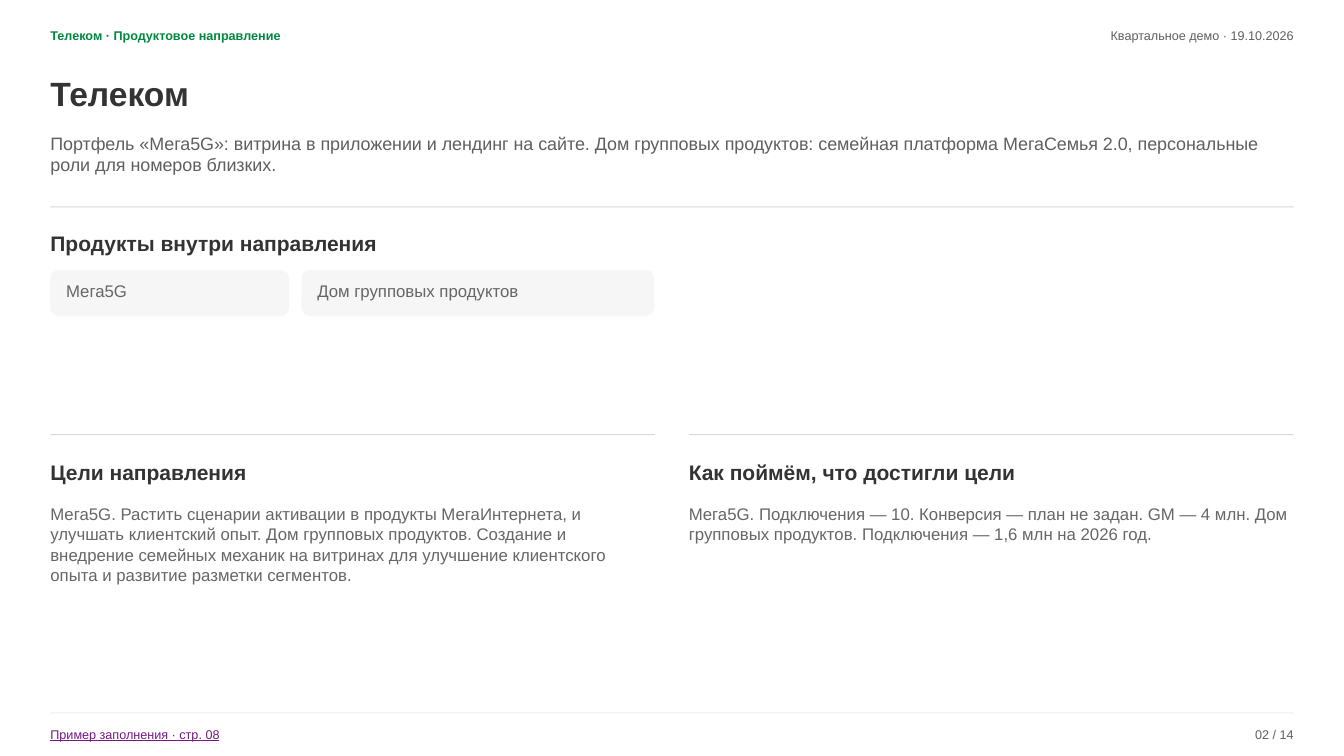
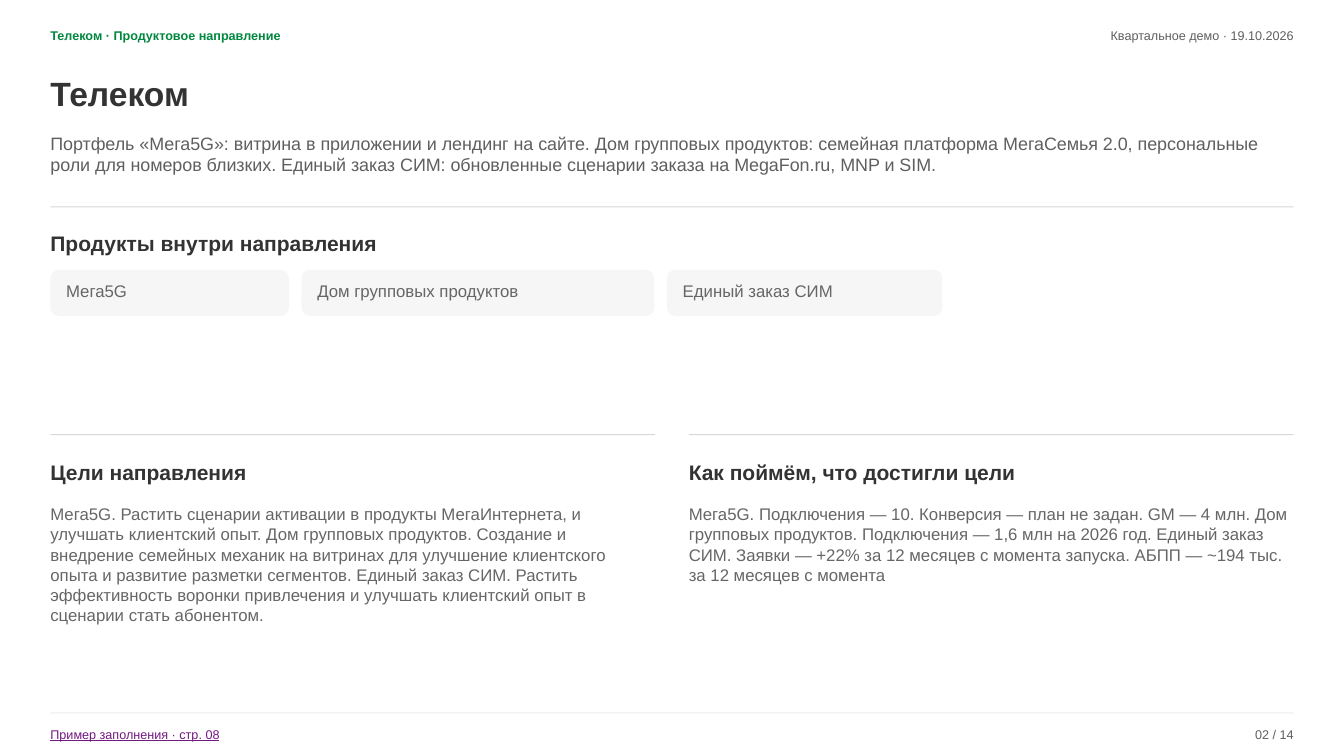
Before and after one commit to bbenicore-web/bencode, a slide deck: slide 3 of presentations/Квартальное_демо_Телеком_19.10.2026.pptx. Drawn at 1344x756 pixels with LibreOffice and Linux fonts; fonts in the diff are those of the drawing. Boxes give left, top, right and bottom in pixels: in the first picture for what was removed or moved away, otherwise in the second. Text is boxed around its words. In the diff, an @@ line names an element or a change of style, - is before the commit and + after.

```diff
--- a/presentations/Квартальное_демо_Телеком_19.10.2026.pptx
+++ b/presentations/Квартальное_демо_Телеком_19.10.2026.pptx
@@ text at (50,136,1259,175): text changed @@
-Портфель «Мега5G»: витрина в приложении и лендинг на сайте. Дом групповых продуктов: семейная платформа МегаСемья 2.0, персональные роли для номеров близких.
+Портфель «Мега5G»: витрина в приложении и лендинг на сайте. Дом групповых продуктов: семейная платформа МегаСемья 2.0, персональные роли для номеров близких. Единый заказ СИМ: обновленные сценарии заказа на MegaFon.ru, MNP и SIM.
@@ rounded rectangle added at (667,270,943,317), fill #F6F6F6 @@
@@ text added at (683,284,833,301), 12 pt, text #666666 @@
+Единый заказ СИМ
@@ text at (50,508,606,625): text changed @@
-Мега5G. Растить сценарии активации в продукты МегаИнтернета, и улучшать клиентский опыт. Дом групповых продуктов. Создание и внедрение семейных механик на витринах для улучшение клиентского опыта и развитие разметки сегментов.
+Мега5G. Растить сценарии активации в продукты МегаИнтернета, и улучшать клиентский опыт. Дом групповых продуктов. Создание и внедрение семейных механик на витринах для улучшение клиентского опыта и развитие разметки сегментов. Единый заказ СИМ. Растить эффективность воронки привлечения и улучшать клиентский опыт в сценарии стать абонентом.
@@ text at (689,508,1287,585): text changed @@
-Мега5G. Подключения — 10. Конверсия — план не задан. GM — 4 млн. Дом групповых продуктов. Подключения — 1,6 млн на 2026 год.
+Мега5G. Подключения — 10. Конверсия — план не задан. GM — 4 млн. Дом групповых продуктов. Подключения — 1,6 млн на 2026 год. Единый заказ СИМ. Заявки — +22% за 12 месяцев с момента запуска. АБПП — ~194 тыс. за 12 месяцев с момента
```
Also in this commit, not shown: 3 other slides changed, 2 slides added, 3 other files.
